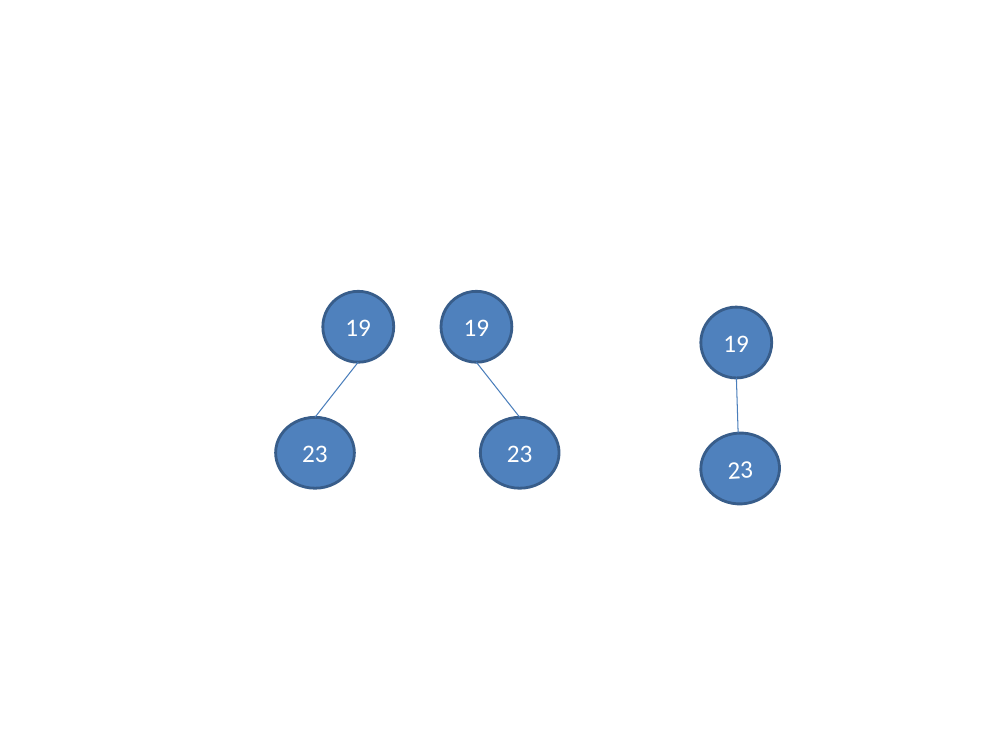
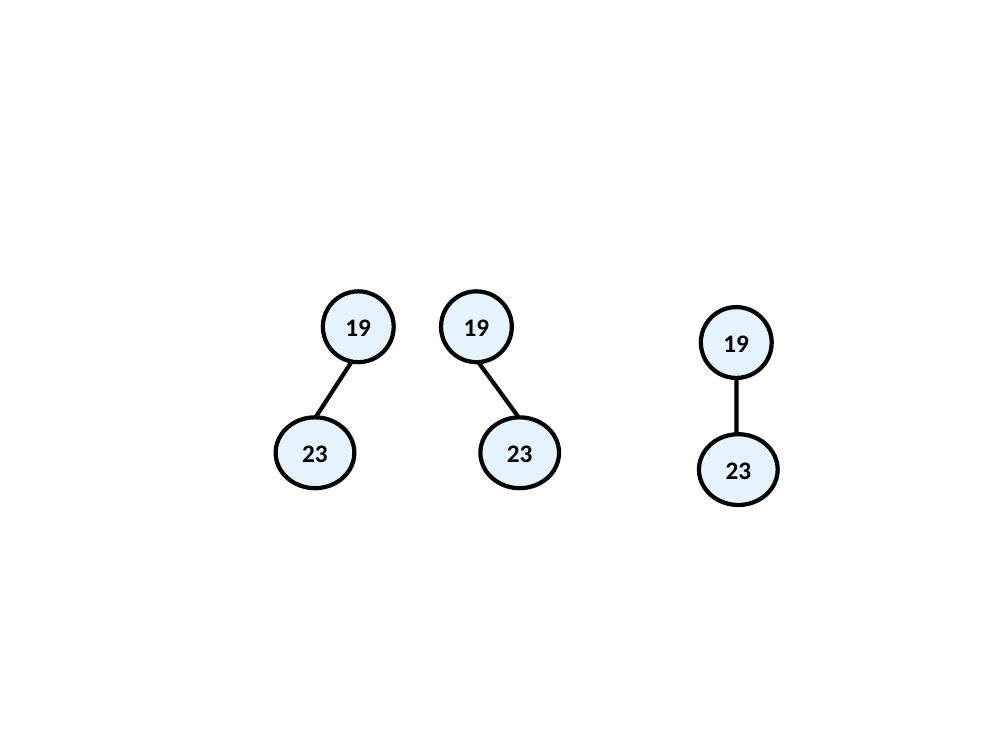
Before and after one commit to nakov/introjavabook, a slide deck: slide 4 of resources/images/Chapter-14.2-Data-Structures-Trees-Hashes/Graphs and Threes.ppt. Drawn at 1008x756 pixels with LibreOffice and Linux fonts; fonts in the diff are those of the drawing. Boxes give left, top, right and bottom in pixels: in the first picture for what was removed or moved away, otherwise in the second. Text is boxed around its words. In the diff, an @@ line names an element or a change of style, - is before the commit and + after.

```diff
--- a/resources/images/Chapter-14.2-Data-Structures-Trees-Hashes/Graphs and Threes.ppt
+++ b/resources/images/Chapter-14.2-Data-Structures-Trees-Hashes/Graphs and Threes.ppt
@@ text colour #FFFFFF to #000000, bold on; fill #4F81BD to #E5F3FF; outline #385D8A 2.01 pt to #000000 3 pt in 5 elements at (323,291,393,362), (275,417,354,488), (442,291,512,362), (481,417,559,488), (701,307,771,378) @@
@@ line moved from (314, 417) - (358, 362) to (316, 418) - (352, 362) @@
@@ line (316, 418) - (352, 362): stroke #4A7EBB 0.74 pt to #080808 3 pt @@
@@ line (518, 416) - (479, 363): stroke #4A7EBB 0.74 pt to #080808 3 pt @@
@@ line (737, 433) - (737, 380): stroke #4A7EBB 0.74 pt to #000000 3 pt @@
@@ ellipse "23" at (699,434,777,505): text colour #FFFFFF to #000000, bold on; fill #4F81BD to #E5F3FF; outline #385D8A 2.01 pt to #000000 3 pt; rotation 356 to 0 degrees @@
```
Also in this commit, not shown: 11 other slides changed, 1 slide added, 16 other files.
